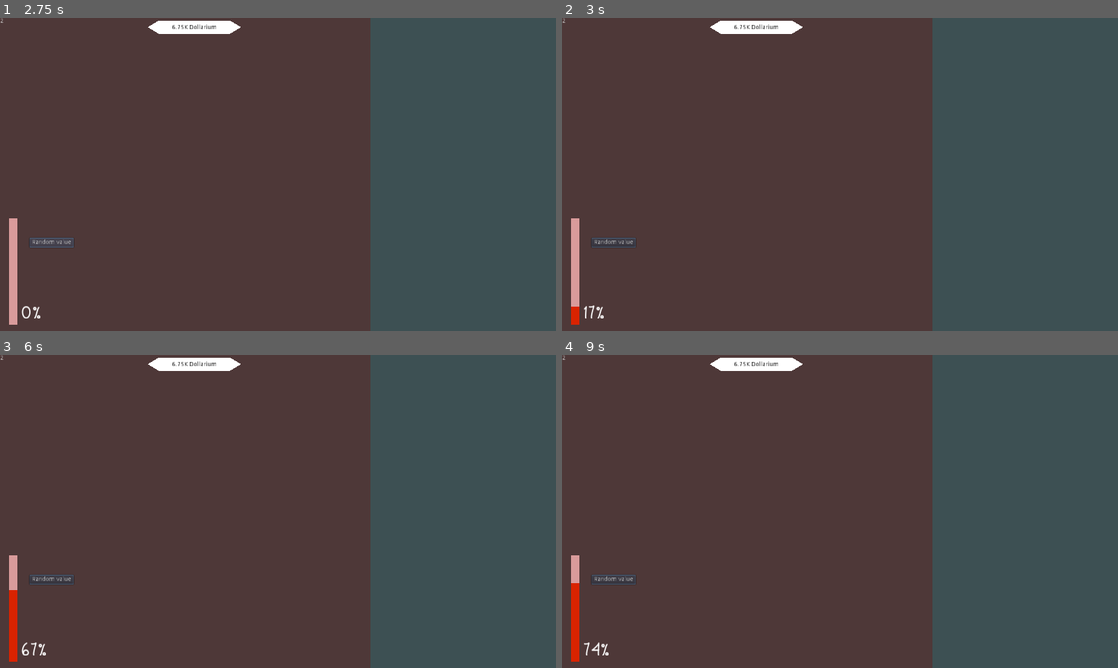
Above: before the commit, frames 1-4 (two rows, left to right).
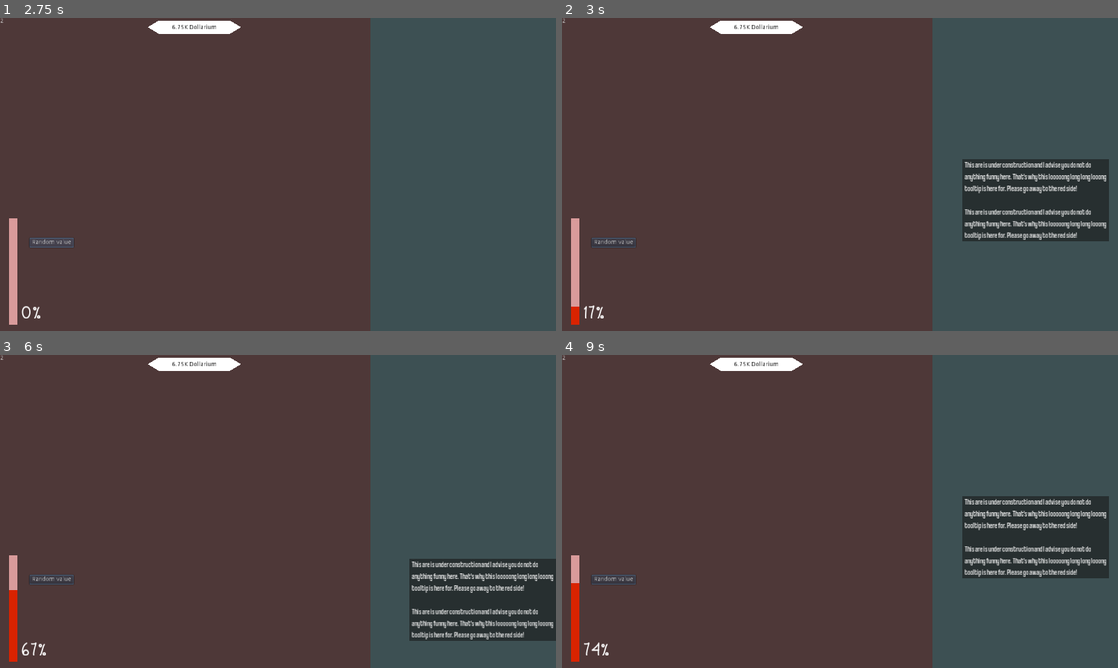
Above: after the commit, the same moments.

Repository: UltraMKF12/Waifu-Clicker
Game: Godot game, scene res://Game.tscn
Same seed, same stepped clock (60 frames per second), same inputs: the game is played once before the commit and once after it.
Inputs (mouse positions are in pixels of both pictures, inside the frame that each line leads up to):
- Up to frame 1 (2.75 s): click "Random value" at 0.5 s; click "Random value" at 1.25 s; click "Random value" at 2 s
- Up to frame 2 (3 s): tap Enter at 2.75 s; move the mouse to (962, 158) at 2.77 s
- Up to frame 3 (6 s): tap Space at 3.5, 5 s; move the mouse to (166, 527) at 3.52 s; tap Enter at 4.25, 5.75 s; move the mouse to (333, 442) at 4.27 s; move the mouse to (250, 574) at 5.02 s; move the mouse to (444, 558) at 5.77 s
- Up to frame 4 (9 s): tap Space at 6.5 s; move the mouse to (673, 464) at 6.52 s; move the mouse to (867, 511) at 7.27 s; move the mouse to (756, 433) at 8.02 s; move the mouse to (962, 495) at 8.77 s

Frame 1 is identical in both runs. In frame 2, 6.6% of the frame differs, in the area x 72-99%, y 45-72%; in frame 3, 6.6%; in frame 4, 6.6%.

Commit message:
Implement tooltips

Diff:
--- a/Game.tscn
+++ b/Game.tscn
@@ -1,6 +1,7 @@
-[gd_scene load_steps=7 format=2]
+[gd_scene load_steps=8 format=2]
 
 [ext_resource path="res://Scripts/Game.gd" type="Script" id=1]
+[ext_resource path="res://Objects/Tooltip/TooltipArea.tscn" type="PackedScene" id=2]
 [ext_resource path="res://Scripts/Affection.gd" type="Script" id=3]
 [ext_resource path="res://Fonts/Spring Snowstorm.ttf" type="DynamicFontData" id=4]
 
@@ -23,40 +24,44 @@
 [node name="Screen" type="Control" parent="."]
 anchor_right = 1.0
 anchor_bottom = 1.0
+mouse_filter = 2
 __meta__ = {
 "_edit_lock_": true
 }
 
-[node name="HBoxContainer" type="HBoxContainer" parent="Screen"]
+[node name="TwoPartDivision" type="HBoxContainer" parent="Screen"]
 anchor_right = 1.0
 anchor_bottom = 1.0
+mouse_filter = 2
 custom_constants/separation = 0
 
-[node name="CharacterPart" type="Control" parent="Screen/HBoxContainer"]
+[node name="CharacterPart" type="Control" parent="Screen/TwoPartDivision"]
 margin_right = 853.0
 margin_bottom = 720.0
+mouse_filter = 2
 size_flags_horizontal = 3
 size_flags_stretch_ratio = 2.0
 
-[node name="ColorRect" type="ColorRect" parent="Screen/HBoxContainer/CharacterPart"]
+[node name="ColorRect" type="ColorRect" parent="Screen/TwoPartDivision/CharacterPart"]
 anchor_right = 1.0
 anchor_bottom = 1.0
+mouse_filter = 2
 color = Color( 0.309804, 0.223529, 0.223529, 1 )
 __meta__ = {
 "_edit_lock_": true
 }
 
-[node name="Keytext" type="Label" parent="Screen/HBoxContainer/CharacterPart"]
+[node name="Keytext" type="Label" parent="Screen/TwoPartDivision/CharacterPart"]
 margin_right = 97.0
 margin_bottom = 14.0
 text = "Key Counter"
 
-[node name="MoneyTextBorder" type="Polygon2D" parent="Screen/HBoxContainer/CharacterPart"]
+[node name="MoneyTextBorder" type="Polygon2D" parent="Screen/TwoPartDivision/CharacterPart"]
 position = Vector2( 298, -204 )
 offset = Vector2( 2, 0 )
 polygon = PoolVector2Array( 40, 225, 65, 210, 230, 210, 255, 225, 230, 240, 65, 240 )
 
-[node name="Moneytext" type="Label" parent="Screen/HBoxContainer/CharacterPart/MoneyTextBorder"]
+[node name="Moneytext" type="Label" parent="Screen/TwoPartDivision/CharacterPart/MoneyTextBorder"]
 margin_left = 98.0
 margin_top = 219.0
 margin_right = 195.0
@@ -66,7 +71,7 @@
 align = 1
 valign = 1
 
-[node name="AffectionBar" type="ProgressBar" parent="Screen/HBoxContainer/CharacterPart"]
+[node name="AffectionBar" type="ProgressBar" parent="Screen/TwoPartDivision/CharacterPart"]
 anchor_top = 1.0
 anchor_bottom = 1.0
 margin_left = 21.0
@@ -74,13 +79,14 @@
 margin_right = 266.0
 margin_bottom = 4.0
 rect_rotation = -89.9999
+mouse_filter = 2
 custom_styles/fg = SubResource( 1 )
 custom_styles/bg = SubResource( 2 )
 value = 50.0
 percent_visible = false
 script = ExtResource( 3 )
 
-[node name="Button" type="Button" parent="Screen/HBoxContainer/CharacterPart/AffectionBar"]
+[node name="Button" type="Button" parent="Screen/TwoPartDivision/CharacterPart/AffectionBar"]
 anchor_left = 0.143
 anchor_top = 0.712
 anchor_right = 0.143
@@ -92,7 +98,7 @@
 rect_rotation = 89.9999
 text = "Random value"
 
-[node name="AffectionText" type="Label" parent="Screen/HBoxContainer/CharacterPart/AffectionBar"]
+[node name="AffectionText" type="Label" parent="Screen/TwoPartDivision/CharacterPart/AffectionBar"]
 anchor_top = 1.0
 anchor_bottom = 1.0
 margin_left = 58.0001
@@ -103,18 +109,48 @@
 custom_fonts/font = SubResource( 3 )
 text = "50%"
 
-[node name="ShopPart" type="Control" parent="Screen/HBoxContainer"]
+[node name="ShopPart" type="Control" parent="Screen/TwoPartDivision"]
 margin_left = 853.0
 margin_right = 1280.0
 margin_bottom = 720.0
+mouse_filter = 2
 size_flags_horizontal = 3
 
-[node name="ColorRect" type="ColorRect" parent="Screen/HBoxContainer/ShopPart"]
+[node name="ColorRect" type="ColorRect" parent="Screen/TwoPartDivision/ShopPart"]
 anchor_right = 1.0
 anchor_bottom = 1.0
+mouse_filter = 2
 color = Color( 0.243137, 0.317647, 0.329412, 1 )
 __meta__ = {
 "_edit_lock_": true
 }
 
-[connection signal="pressed" from="Screen/HBoxContainer/CharacterPart/AffectionBar/Button" to="Screen/HBoxContainer/CharacterPart/AffectionBar" method="_on_Button_pressed"]
+[node name="Tooltips" type="Control" parent="Screen"]
+anchor_right = 1.0
+anchor_bottom = 1.0
+mouse_filter = 2
+
+[node name="AffectionTooltip" parent="Screen/Tooltips" instance=ExtResource( 2 )]
+margin_left = 21.0
+margin_top = 459.0
+margin_right = 40.0
+margin_bottom = 706.0
+tooltip_text = "This is the characters affection meter. Fill it up to get special events!"
+
+[node name="MoneyTooltip" parent="Screen/Tooltips" instance=ExtResource( 2 )]
+margin_left = 342.0
+margin_top = 5.0
+margin_right = 555.0
+margin_bottom = 37.0
+tooltip_text = "This is your current money. Use it to buy new characters, or upgrade existing ones"
+
+[node name="TooltipArea" parent="Screen/Tooltips" instance=ExtResource( 2 )]
+margin_left = 857.0
+margin_top = 2.0
+margin_right = 1278.0
+margin_bottom = 715.0
+tooltip_text = "This are is under construction and I advise you do not do anything funny here. That's why this looooong long long looong tooltip is here for. Please go away to the red side!
+
+This are is under construction and I advise you do not do anything funny here. That's why this looooong long long looong tooltip is here for. Please go away to the red side!"
+
+[connection signal="pressed" from="Screen/TwoPartDivision/CharacterPart/AffectionBar/Button" to="Screen/TwoPartDivision/CharacterPart/AffectionBar" method="_on_Button_pressed"]
--- /dev/null
+++ b/Objects/Tooltip/TooltipArea.gd
@@ -0,0 +1,42 @@
+extends Control
+
+#When the mouse enters the area, a tooltip needs to be created on the position the mouse entered.
+
+export(String, MULTILINE) var tooltip_text
+
+var tooltip_reference = preload("res://Objects/Tooltip/TooltipText.tscn")
+var tooltip_obj
+
+
+func _ready():
+	#When the game runs, the tooltip are should not be visible
+	self.modulate.a = 0
+	set_process(false)
+
+
+#While inside the are, the text should follow the mouse
+#Need to make sure the tooltip always stays on screen
+func _process(_delta):
+	tooltip_obj.rect_position = get_global_mouse_position()
+
+	#Because 2D stretch mode, the game always runs on (1280 x 720). Even if the window is resized.
+	var screen_size = Vector2(ProjectSettings.get("display/window/size/width"), ProjectSettings.get("display/window/size/height"))
+	var max_tooltip_size = screen_size - tooltip_obj.rect_size
+	var mouse_position = get_global_mouse_position()
+
+	#Tooltip need to be at the middle of the mouse vertically
+
+	tooltip_obj.rect_position.x = clamp(mouse_position.x, 0, max_tooltip_size.x)
+	tooltip_obj.rect_position.y = clamp(mouse_position.y, 0, max_tooltip_size.y)
+
+
+func _on_TooltipArea_mouse_entered():
+	tooltip_obj = tooltip_reference.instance()
+	get_parent().add_child(tooltip_obj) #Need to add to the parent because self.module affects the visibility of the tooltip
+	tooltip_obj.set_tooltip(tooltip_text)
+	set_process(true)
+
+
+func _on_TooltipArea_mouse_exited():
+	tooltip_obj.queue_free()
+	set_process(false)
--- /dev/null
+++ b/Objects/Tooltip/TooltipArea.tscn
@@ -0,0 +1,14 @@
+[gd_scene load_steps=2 format=2]
+
+[ext_resource path="res://Objects/Tooltip/TooltipArea.gd" type="Script" id=1]
+
+[node name="TooltipArea" type="ColorRect"]
+margin_right = 32.0
+margin_bottom = 32.0
+mouse_filter = 1
+color = Color( 0.388235, 0, 0.345098, 0.196078 )
+script = ExtResource( 1 )
+tooltip_text = "Type your tooltip text here"
+
+[connection signal="mouse_entered" from="." to="." method="_on_TooltipArea_mouse_entered"]
+[connection signal="mouse_exited" from="." to="." method="_on_TooltipArea_mouse_exited"]
--- /dev/null
+++ b/Objects/Tooltip/TooltipText.gd
@@ -0,0 +1,11 @@
+extends Panel
+
+func set_tooltip(tooltip_text: String):
+	$Text.text = tooltip_text
+
+	# Need to wait 2 frames, for the text rect_size to update correctly
+	yield(get_tree(), "idle_frame")
+	yield(get_tree(), "idle_frame")
+
+	# The label size needs to be the same as the text. + Extra border
+	self.rect_size = ($Text.rect_size) + Vector2(10,2)
--- /dev/null
+++ b/Objects/Tooltip/TooltipText.tscn
@@ -0,0 +1,27 @@
+[gd_scene load_steps=5 format=2]
+
+[ext_resource path="res://Fonts/coolvetica condensed rg.otf" type="DynamicFontData" id=1]
+[ext_resource path="res://Objects/Tooltip/TooltipText.gd" type="Script" id=2]
+
+[sub_resource type="StyleBoxFlat" id=2]
+bg_color = Color( 0.0941176, 0.0941176, 0.0941176, 0.596078 )
+
+[sub_resource type="DynamicFont" id=1]
+size = 20
+use_filter = true
+font_data = ExtResource( 1 )
+
+[node name="TooltipText" type="Panel"]
+margin_right = 330.0
+margin_bottom = 55.0
+mouse_filter = 2
+custom_styles/panel = SubResource( 2 )
+script = ExtResource( 2 )
+
+[node name="Text" type="Label" parent="."]
+margin_left = 5.0
+margin_right = 332.0
+margin_bottom = 56.0
+custom_fonts/font = SubResource( 1 )
+text = "This is an example tooltip, to demonstrate what can be done with it."
+autowrap = true
--- a/Scripts/Game.gd
+++ b/Scripts/Game.gd
@@ -4,12 +4,12 @@
 export var money: int = 92000
 var keys: int = 2
 
-onready var moneytext = $Screen/HBoxContainer/CharacterPart/MoneyTextBorder/Moneytext
-onready var keytext = $Screen/HBoxContainer/CharacterPart/Keytext
+onready var moneytext = $Screen/TwoPartDivision/CharacterPart/MoneyTextBorder/Moneytext
+onready var keytext = $Screen/TwoPartDivision/CharacterPart/Keytext
 
 func _ready():
 	moneytext.text = Gamemanager.price_translate(money)
 	keytext.text = str(keys)
 
-func _process(delta):
+func _process(_delta):
 	moneytext.text = Gamemanager.price_translate(money)
--- a/Scripts/Gamemanager.gd
+++ b/Scripts/Gamemanager.gd
@@ -1,7 +1,7 @@
 extends Node
 
 
-func _process(delta):
+func _process(_delta):
 	if Input.is_action_just_pressed("Exit"):
 		get_tree().quit()
 	if Input.is_action_just_pressed("Fullscreen"):
Binary file added: Fonts/coolvetica condensed rg.otf
Binary file added: Fonts/coolvetica rg it.otf
